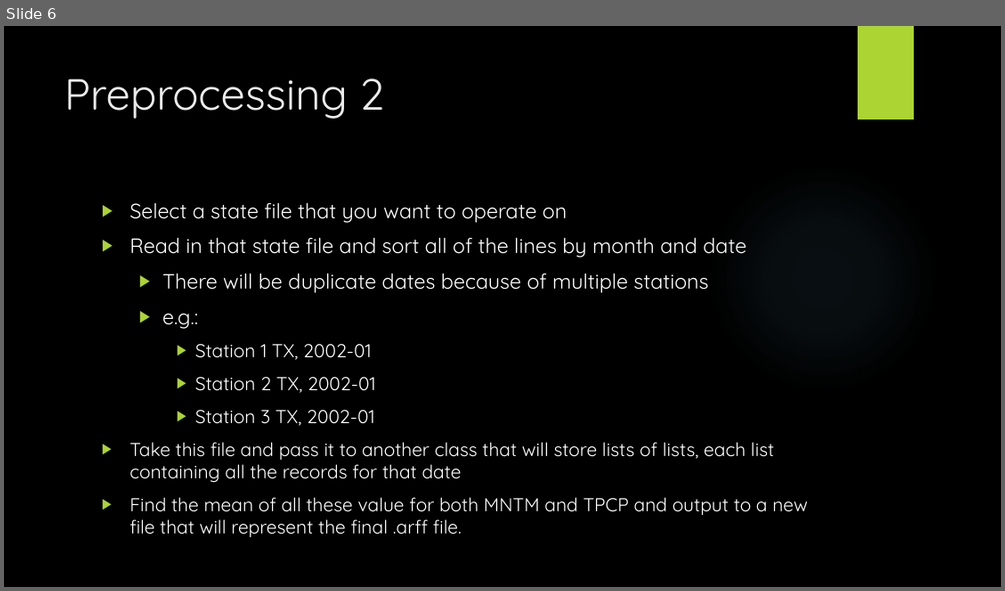
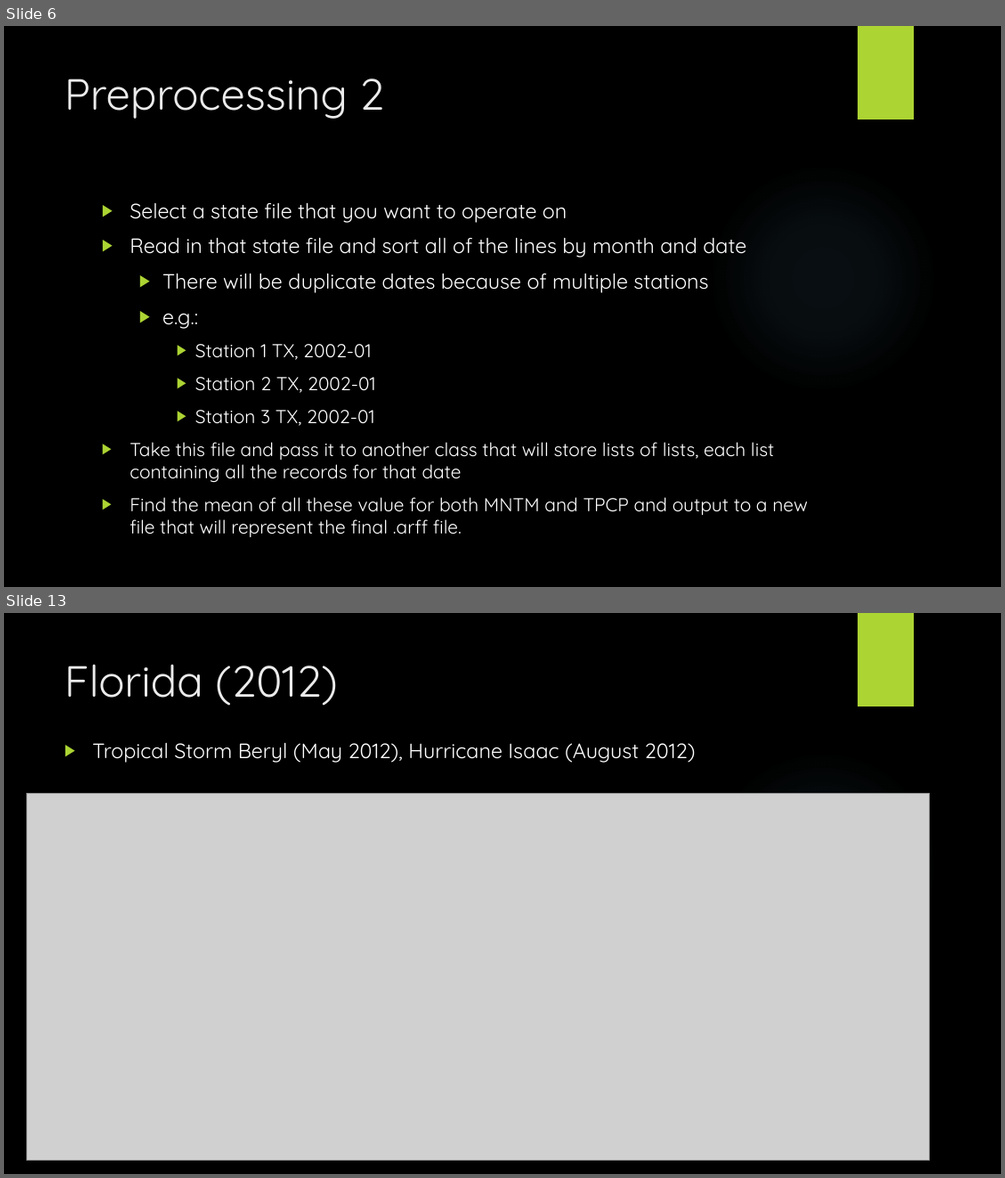
Before and after one commit to MeesterMarcus/DataMiningProject, a slide deck: Presentation/TrendsInWeather.pptx. Shown one above the other, each under a label of ours: slide 6 before the commit, slides 6 and 13 after it; the slides between them are not shown. The pictures are 1005x591 and 1005x1178 pixels, drawn with LibreOffice and Linux fonts; fonts in the diff are those of the drawing; grey boxes stand for pictures; background and template pictures are left out. Boxes give left, top, right and bottom in pixels: in the first picture for what was removed or moved away, otherwise in the second. Text is boxed around its words. In the diff, an @@ line names an element or a change of style, - is before the commit and + after.

```diff
--- a/Presentation/TrendsInWeather.pptx
+++ b/Presentation/TrendsInWeather.pptx
@@ slide 13 added at (4,613,1001,1174), background picture (left out); not listed: 2 template elements that a slide beside it also shows @@
@@ title added at (65,664,338,706), 42 pt, text #EBEBEB @@
+Florida (2012)
@@ text added at (92,742,696,763), 20 pt, text #FFFFFF @@
+▶ Tropical Storm Beryl (May 2012), Hurricane Isaac (August 2012)
@@ picture added at (26,793,929,1159) @@
```
Also in this commit, not shown: 6 other slides added, 10 other files.
